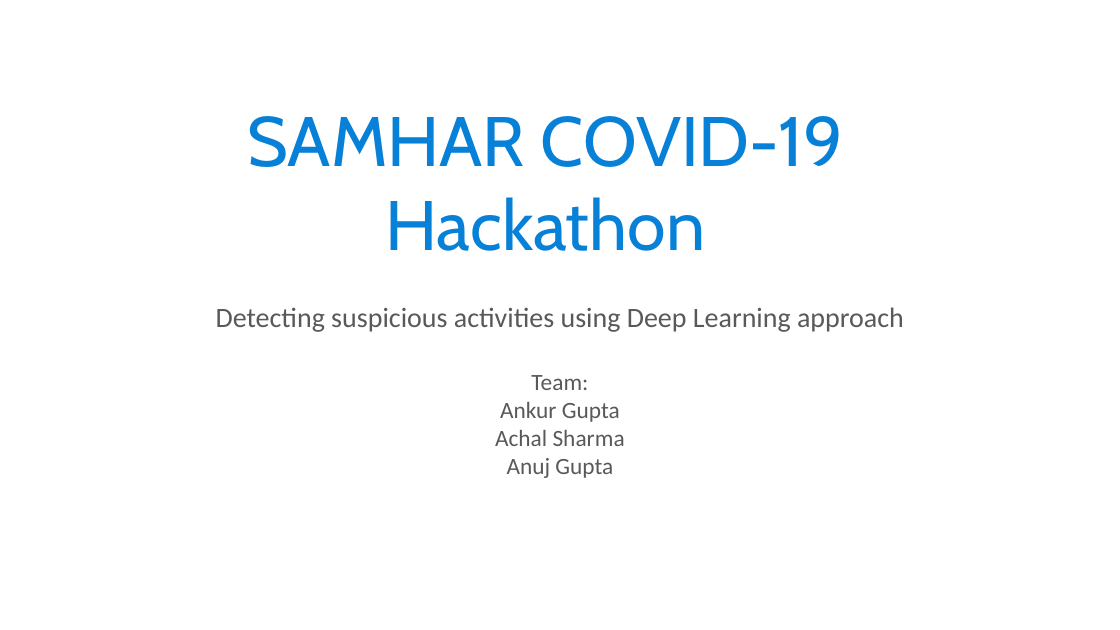
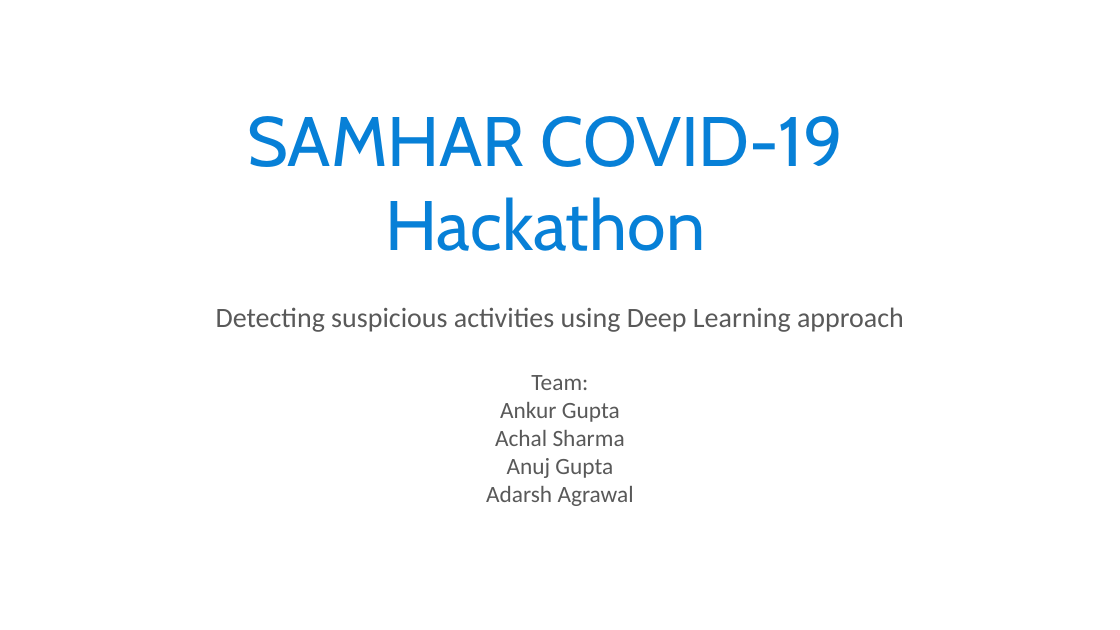
Before and after one commit to Achal-1606/ActivityAnalysis, a slide deck: slide 1 of docs/SAMHAR COVID-19 Solution - Activity Recognition.pptx. Drawn at 1120x630 pixels with LibreOffice and Linux fonts; fonts in the diff are those of the drawing. Boxes give left, top, right and bottom in pixels: in the first picture for what was removed or moved away, otherwise in the second. Text is boxed around its words. In the diff, an @@ line names an element or a change of style, - is before the commit and + after.

```diff
--- a/docs/SAMHAR COVID-19 Solution - Activity Recognition.pptx
+++ b/docs/SAMHAR COVID-19 Solution - Activity Recognition.pptx
@@ subtitle at <box>486,486,634,506</box>: paragraph added @@
+Adarsh Agrawal
```
Also in this commit, not shown: 1 other slide changed.
